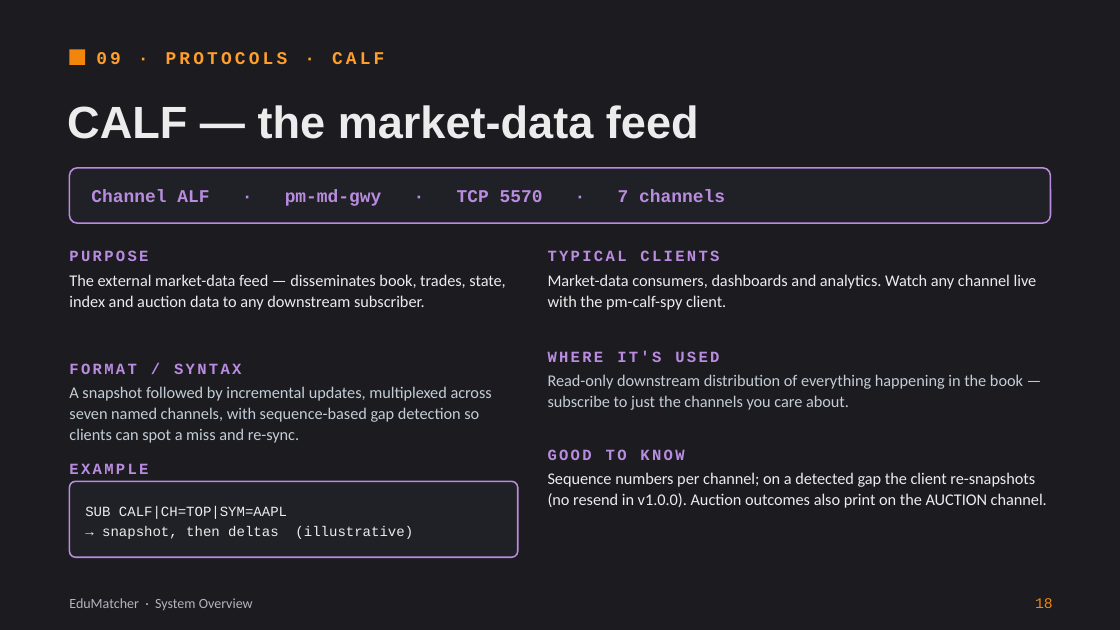
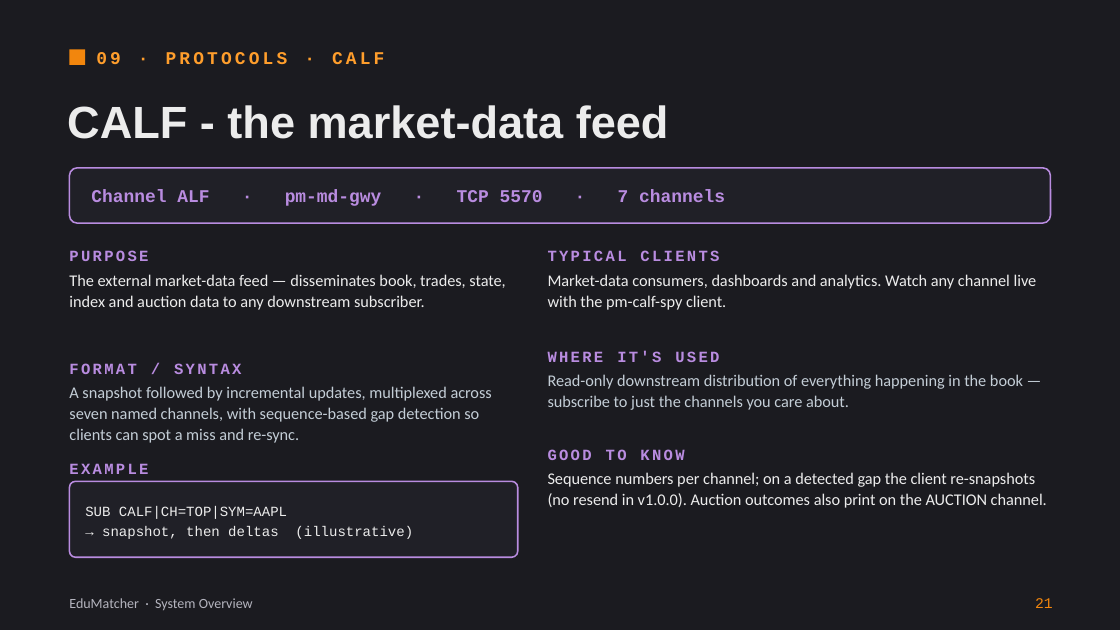
Before and after one commit to johan162/EduMatcher, a slide deck: slide 21 of docs/presentations/introduction-to-edumatcher.pptx (slide 18 before the commit). Drawn at 1120x630 pixels with LibreOffice and Linux fonts; fonts in the diff are those of the drawing. Boxes give left, top, right and bottom in pixels: in the first picture for what was removed or moved away, otherwise in the second. Text is boxed around its words. In the diff, an @@ line names an element or a change of style, - is before the commit and + after.

```diff
--- a/docs/presentations/introduction-to-edumatcher.pptx
+++ b/docs/presentations/introduction-to-edumatcher.pptx
@@ title at <box>67,105,669,139</box>: text changed @@
-CALF — the market-data feed
+CALF - the market-data feed
@@ text at <box>1035,598,1053,608</box>: text changed @@
-18
+21
```
Also in this commit, not shown: 29 other slides changed, 3 slides added.
